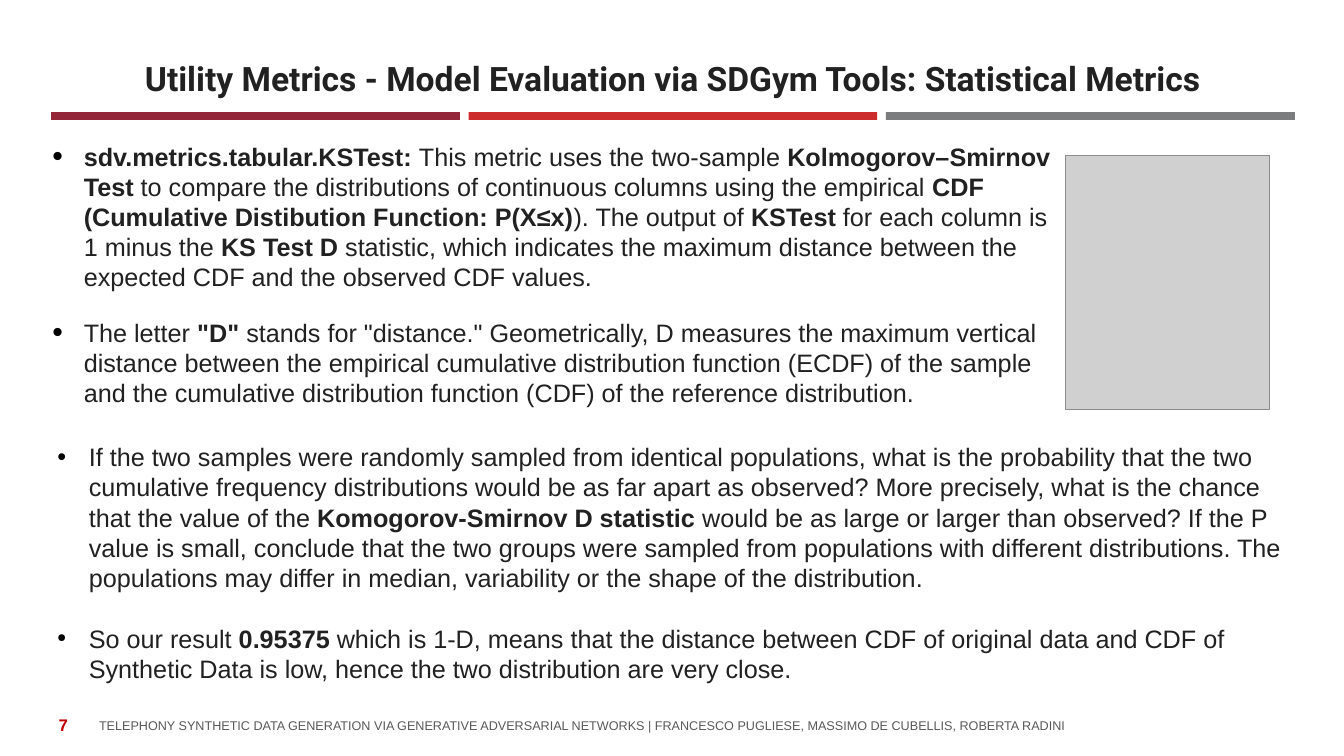
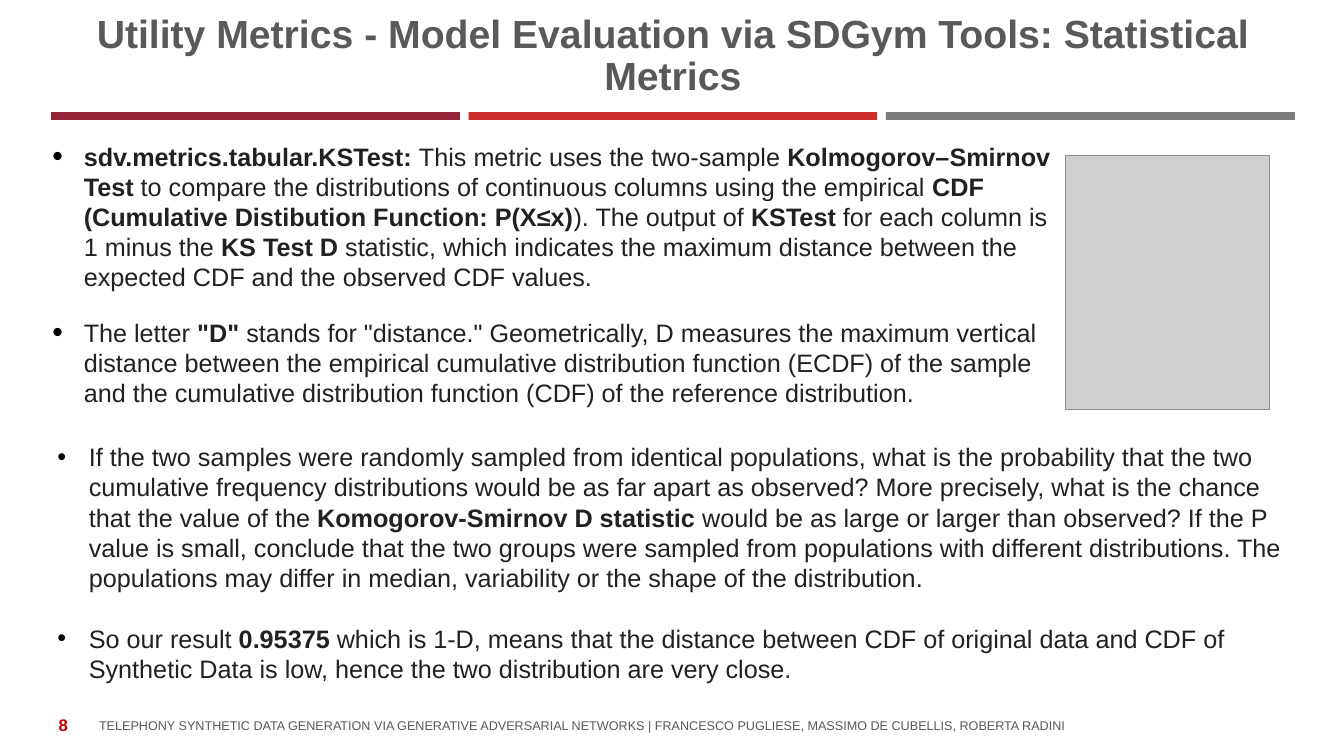
Before and after one commit to istat-methodology/Synthetic_Data, a slide deck: slide 8 of Presentations/Telephony Synthetic Data Generation via GANs.pptx (slide 7 before the commit). Drawn at 1344x756 pixels with LibreOffice and Linux fonts; fonts in the diff are those of the drawing; grey boxes stand for pictures; background and template pictures are left out. Boxes give left, top, right and bottom in pixels: in the first picture for what was removed or moved away, otherwise in the second. Text is boxed around its words. In the diff, an @@ line names an element or a change of style, - is before the commit and + after.

```diff
--- a/Presentations/Telephony Synthetic Data Generation via GANs.pptx
+++ b/Presentations/Telephony Synthetic Data Generation via GANs.pptx
@@ title "Utility Metrics - Model Evaluation ...": place and size @@
-title "Utility Metrics - Model Evaluation ..." at bbox=[145, 65, 1200, 98]
+title "Utility Metrics - Model Evaluation ..." at bbox=[97, 19, 1249, 91]
@@ title "Utility Metrics - Model Evaluation ..." at bbox=[97, 19, 1249, 91]: size 24 to 28 pt, font Roboto to Arial, text colour #212121 to #595959 @@
@@ page number at bbox=[59, 719, 68, 731]: text changed @@
-7
+8
```
Also in this commit, not shown: 6 other slides changed, 2 slides added, 2 other files.
